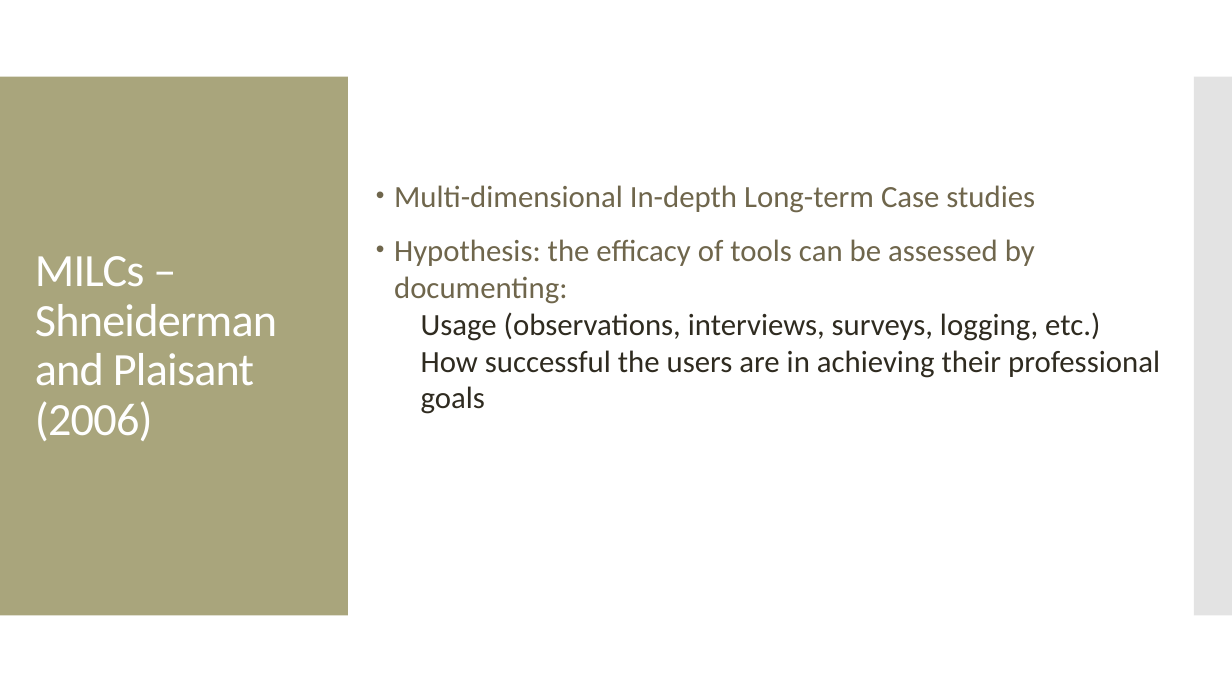
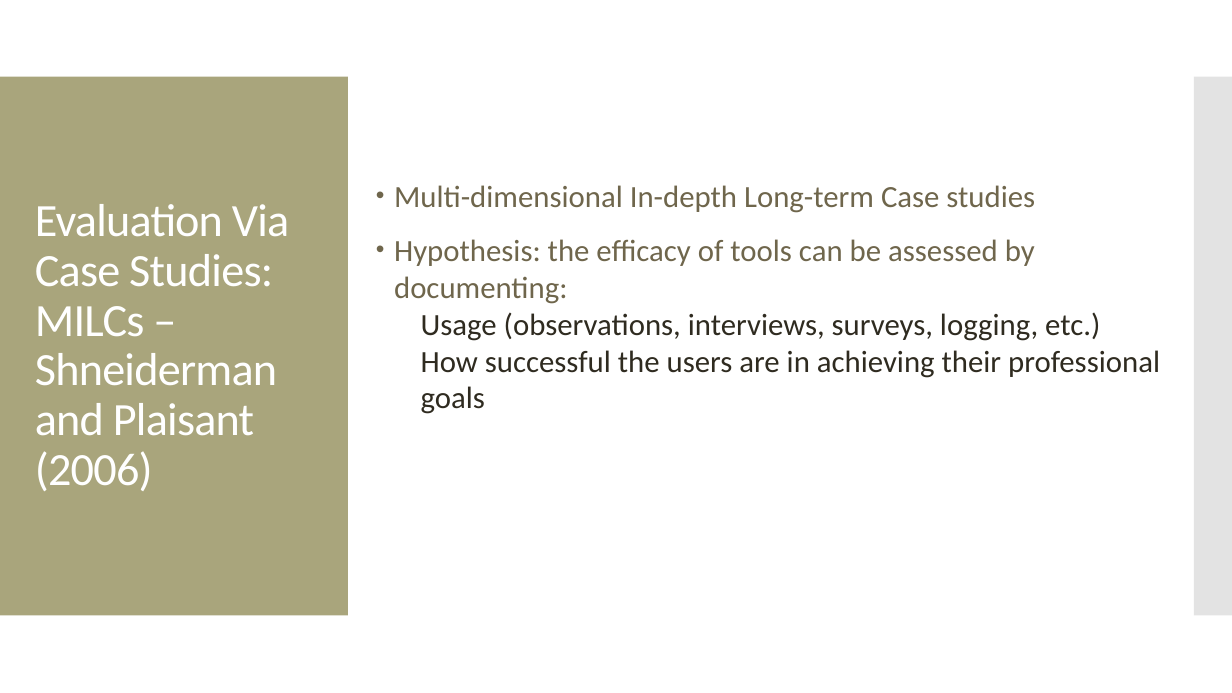
Before and after one commit to amosca01/SDS-CS235, a slide deck: slide 32 of slides/12-evaluation.pptx (slide 28 before the commit). Drawn at 1232x693 pixels with LibreOffice and Linux fonts; fonts in the diff are those of the drawing. Boxes give left, top, right and bottom in pixels: in the first picture for what was removed or moved away, otherwise in the second. Text is boxed around its words. In the diff, an @@ line names an element or a change of style, - is before the commit and + after.

```diff
--- a/slides/12-evaluation.pptx
+++ b/slides/12-evaluation.pptx
@@ text at (35,204,289,491): text changed @@
-MILCs – Shneiderman and Plaisant (2006)
+Evaluation Via Case Studies: MILCs – Shneiderman and Plaisant (2006)
```
Also in this commit, not shown: 11 other slides changed, 10 slides added, 4 slides removed, 9 other files.
